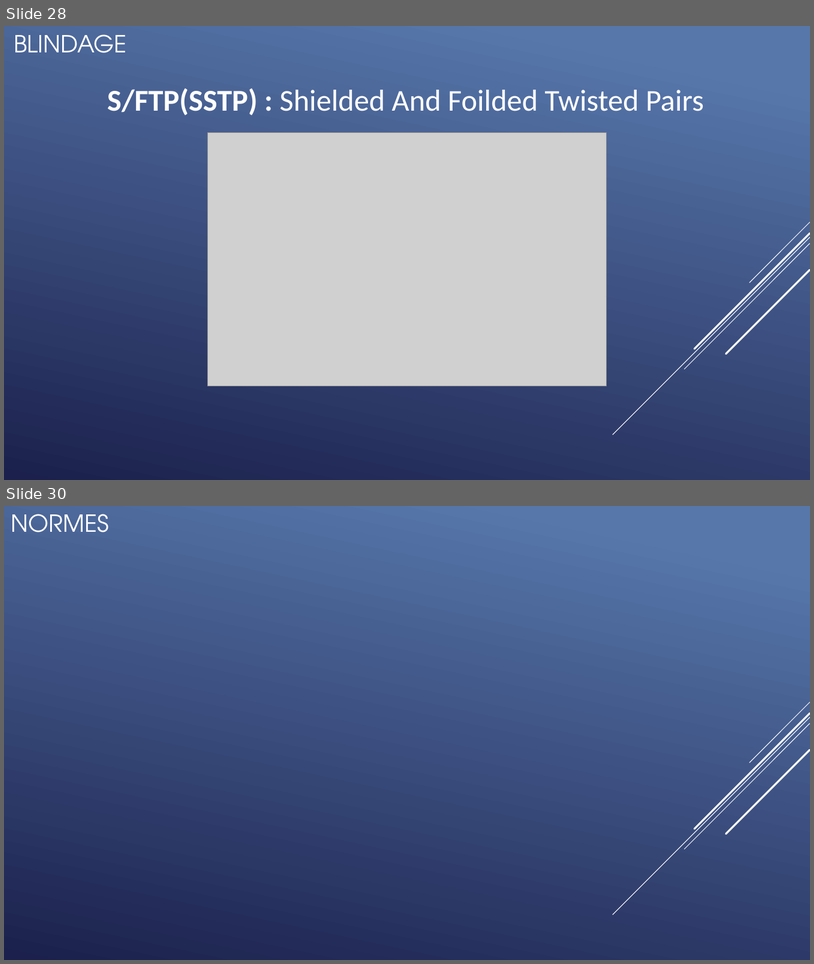
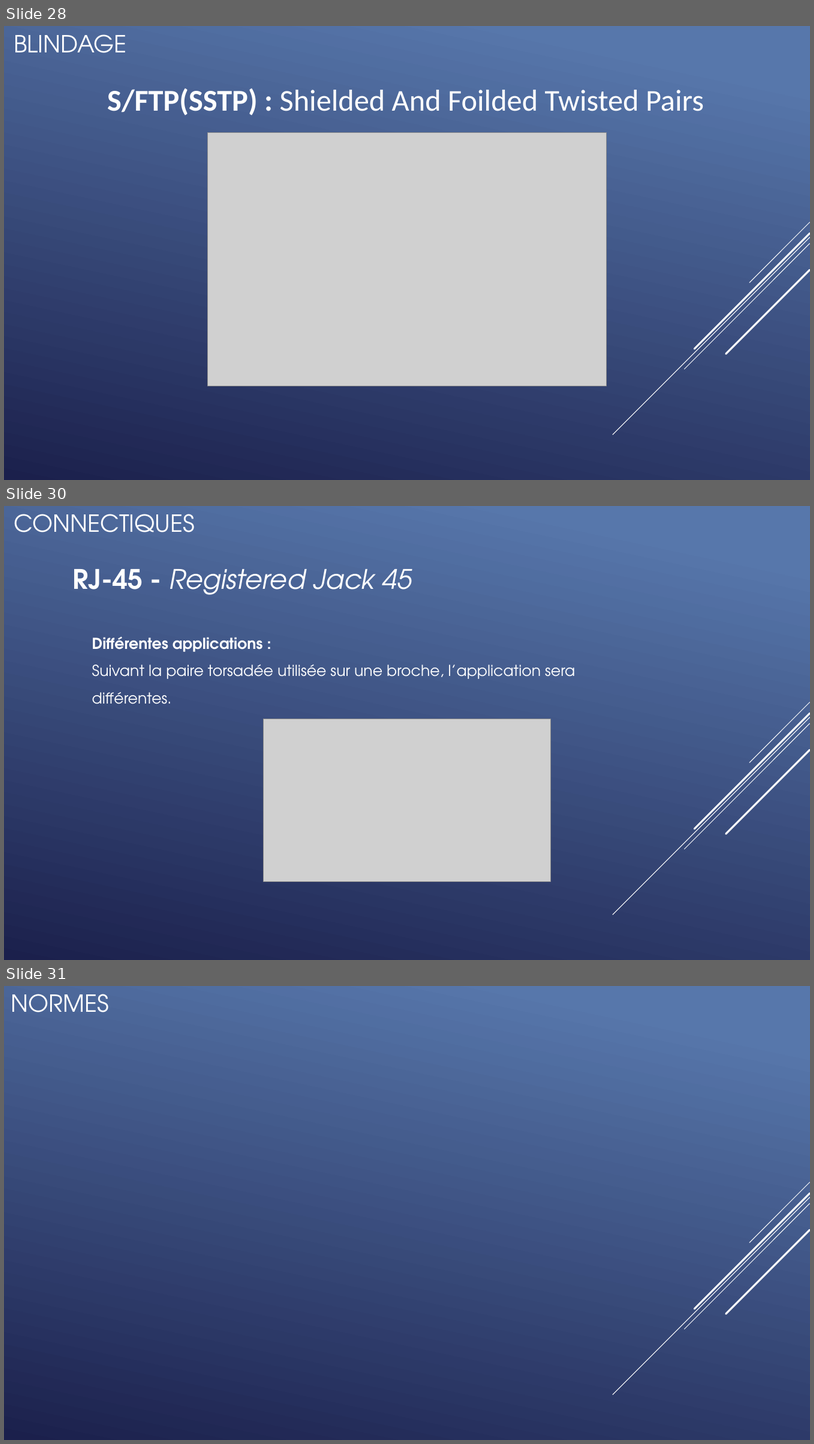
Before and after one commit to QuentinKrg/M214-Ethernet, a slide deck: Module 214 - Fabrication_Ethernet.pptx. Shown one above the other, each under a label of ours: slides 28 and 30 before the commit, slides 28, 30 and 31 after it; the slides between them are not shown. The pictures are 814x964 and 814x1444 pixels, drawn with LibreOffice and Linux fonts; fonts in the diff are those of the drawing; grey boxes stand for pictures. Boxes give left, top, right and bottom in pixels: in the first picture for what was removed or moved away, otherwise in the second. Text is boxed around its words. In the diff, an @@ line names an element or a change of style, - is before the commit and + after.

```diff
--- a/Module 214 - Fabrication_Ethernet.pptx
+++ b/Module 214 - Fabrication_Ethernet.pptx
@@ slide 30 added at (x1=4, y1=506, x2=810, y2=960), background gradient #5877AB to #1C204D; not listed: 5 template elements that a slide beside it also shows @@
@@ title added at (x1=14, y1=514, x2=195, y2=532), 28 pt, text #FFFFFF @@
+CONNECTIQUES
@@ text added at (x1=73, y1=569, x2=413, y2=595), 32 pt, text #FFFFFF, italic @@
+RJ-45 - Registered Jack 45
@@ text added at (x1=92, y1=636, x2=575, y2=704), 18 pt, text #FFFFFF @@
+Différentes applications :
+Suivant la paire torsadée utilisée sur une broche, l’application sera différentes.
@@ picture added at (x1=264, y1=719, x2=551, y2=882) @@
@@ what was slide 30 is now slide 31 @@
```
Also in this commit, not shown: 2 slides changed, 2 other slides added, 4 slides removed, 1 other file.
